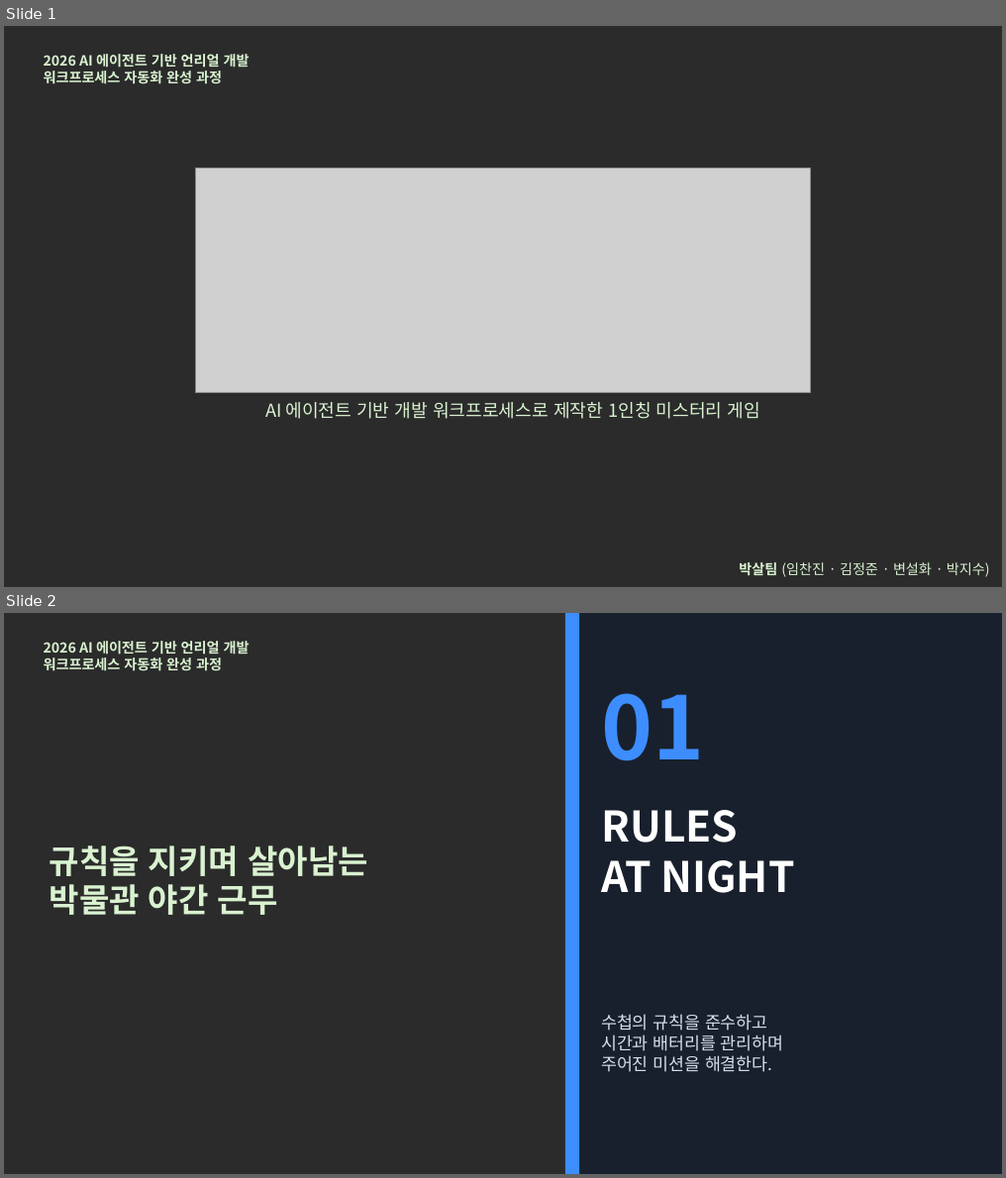
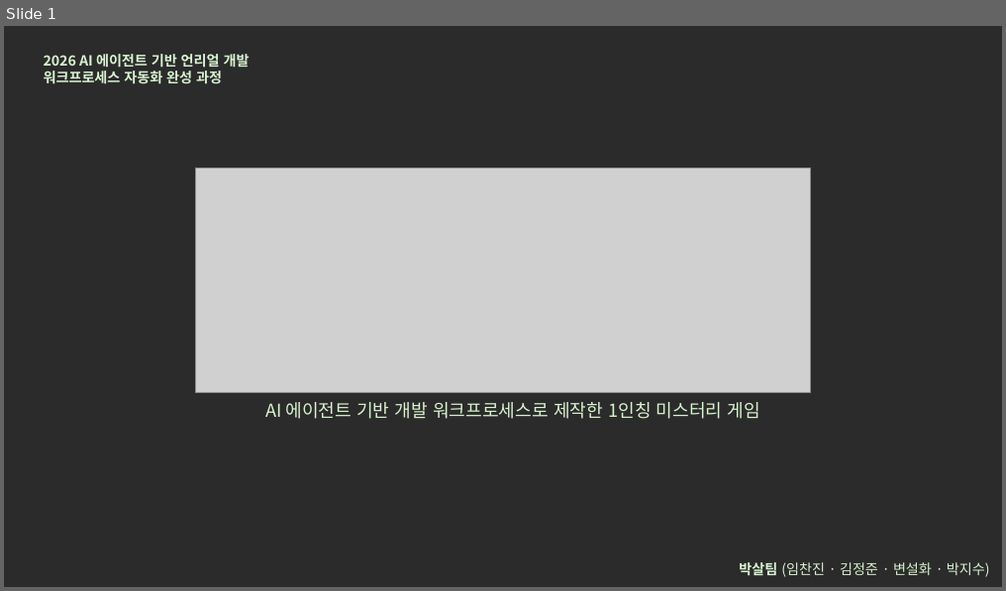
Before and after one commit to AACHANJINAA/Aeterna, a slide deck: Presentation/AETERNA_프로젝트_심사발표.pptx. Shown one above the other, each under a label of ours: slides 1 and 2 before the commit, slide 1 after it. The pictures are 1006x1178 and 1006x591 pixels, drawn with LibreOffice and Linux fonts; fonts in the diff are those of the drawing; grey boxes stand for pictures; background and template pictures are left out; a plain dark background stands for a picture behind light text. Boxes give left, top, right and bottom in pixels: in the first picture for what was removed or moved away, otherwise in the second. Text is boxed around its words. In the diff, an @@ line names an element or a change of style, - is before the commit and + after.

```diff
--- a/Presentation/AETERNA_프로젝트_심사발표.pptx
+++ b/Presentation/AETERNA_프로젝트_심사발표.pptx
@@ slide 2 removed at box(4, 613, 1002, 1174), background picture (left out) @@
@@ text removed at box(44, 641, 250, 671) @@
-2026 AI 에이전트 기반 언리얼 개발
-워크프로세스 자동화 완성 과정
@@ rectangle removed at box(565, 613, 1002, 1174) @@
@@ rectangle removed at box(565, 613, 580, 1174) @@
@@ text removed at box(601, 693, 704, 761) @@
-01
@@ text removed at box(601, 810, 794, 893) @@
-RULES
-AT NIGHT
@@ text removed at box(50, 846, 368, 915) @@
-규칙을 지키며 살아남는
-박물관 야간 근무
@@ text removed at box(601, 1014, 784, 1072) @@
-수첩의 규칙을 준수하고
-시간과 배터리를 관리하며
-주어진 미션을 해결한다.
```
Also in this commit, not shown: 3 slides changed, 1 slide added.
